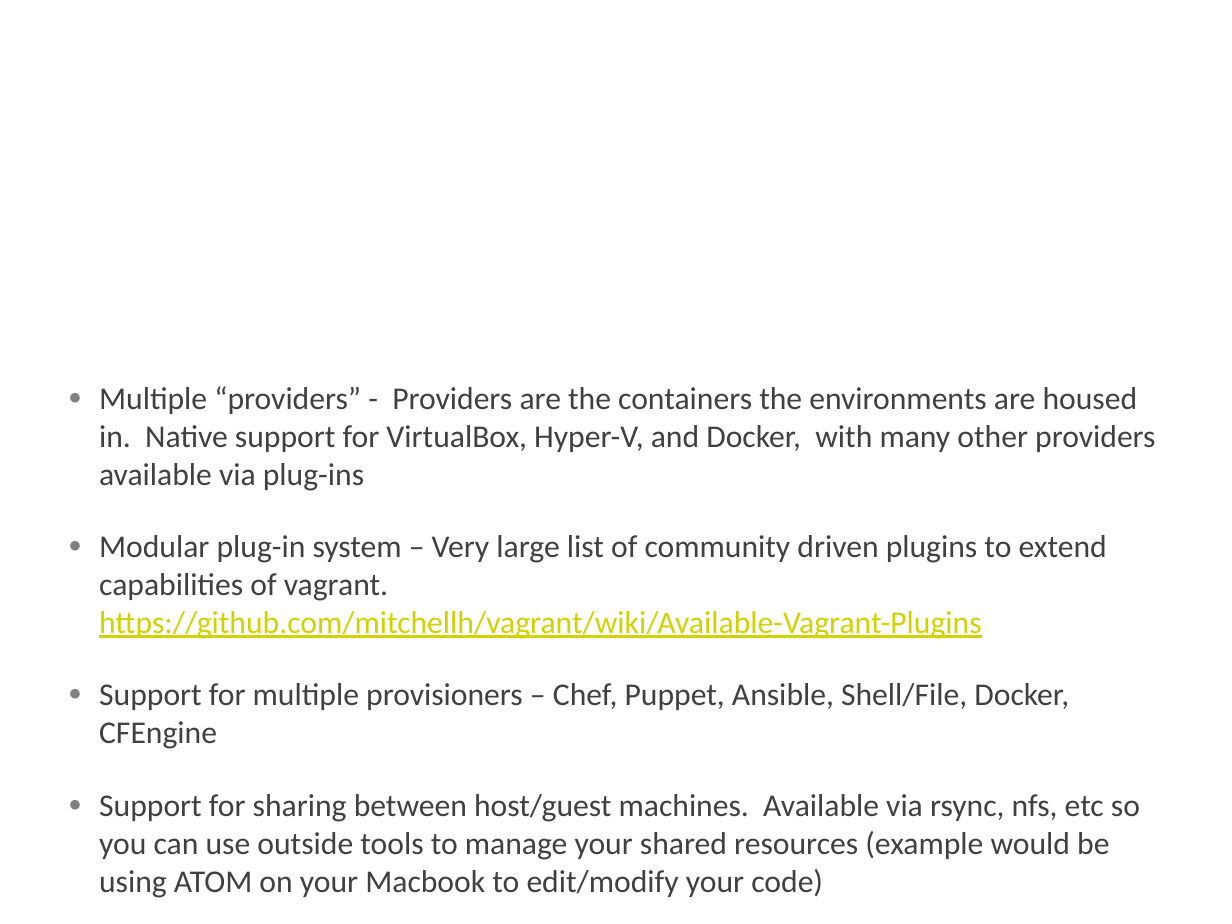
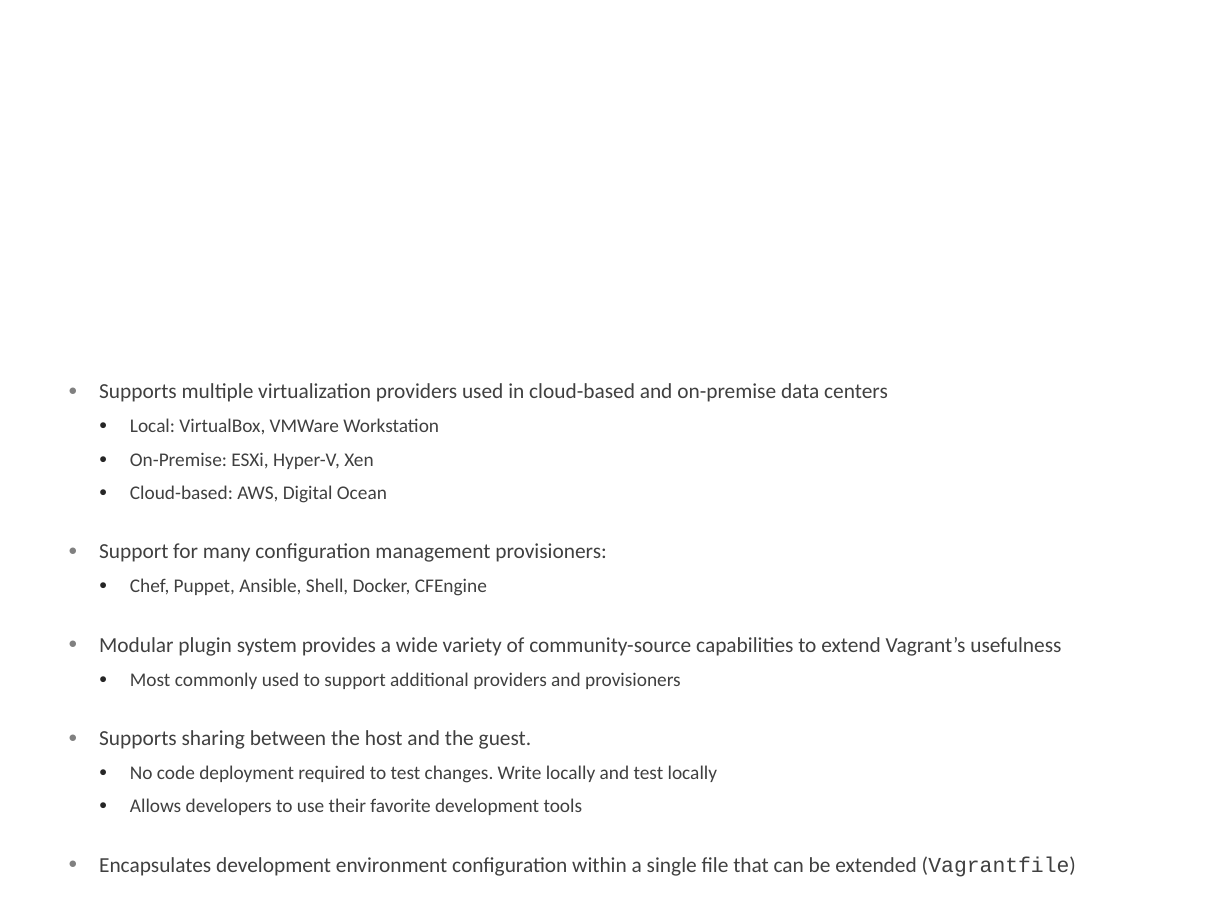
Before and after one commit to davidkiser/dev-automation, a slide deck: slide 4 of vagrant-dev.pptx. Drawn at 1232x924 pixels with LibreOffice and Linux fonts; fonts in the diff are those of the drawing; background and template pictures are left out. Boxes give left, top, right and bottom in pixels: in the first picture for what was removed or moved away, otherwise in the second. Text is boxed around its words. In the diff, an @@ line names an element or a change of style, - is before the commit and + after.

Commit message:
updates to presentation

```diff
--- a/vagrant-dev.pptx
+++ b/vagrant-dev.pptx
@@ text at bbox=[99, 383, 1076, 877]: text changed; size 18.5 to 12.5 pt @@
-● Multiple “providers” - Providers are the containers the environments are housed in. Native support for VirtualBox, Hyper-V, and Docker, with many other providers available via plug-ins
-● Modular plug-in system – Very large list of community driven plugins to extend capabilities of vagrant.
-  https://github.com/mitchellh/vagrant/wiki/Available-Vagrant-Plugins
-● Support for multiple provisioners – Chef, Puppet, Ansible, Shell/File, Docker, CFEngine
-● Support for sharing between host/guest machines. Available via rsync, nfs, etc so you can use outside tools to manage your shared resources (example would be using ATOM on your Macbook to edit/modify your code)
+● Supports multiple virtualization providers used in cloud-based and on-premise data centers
+  ● Local: VirtualBox, VMWare Workstation
+  ● On-Premise: ESXi, Hyper-V, Xen
+  ● Cloud-based: AWS, Digital Ocean
+● Support for many configuration management provisioners:
+  ● Chef, Puppet, Ansible, Shell, Docker, CFEngine
+● Modular plugin system provides a wide variety of community-source capabilities to extend Vagrant’s usefulness
+  ● Most commonly used to support additional providers and provisioners
+● Supports sharing between the host and the guest.
+  ● No code deployment required to test changes. Write locally and test locally
+  ● Allows developers to use their favorite development tools
+● Encapsulates development environment configuration within a single file that can be extended (Vagrantfile)
```
Also in this commit, not shown: 3 other slides changed, 1 slide added, 1 slide removed.
